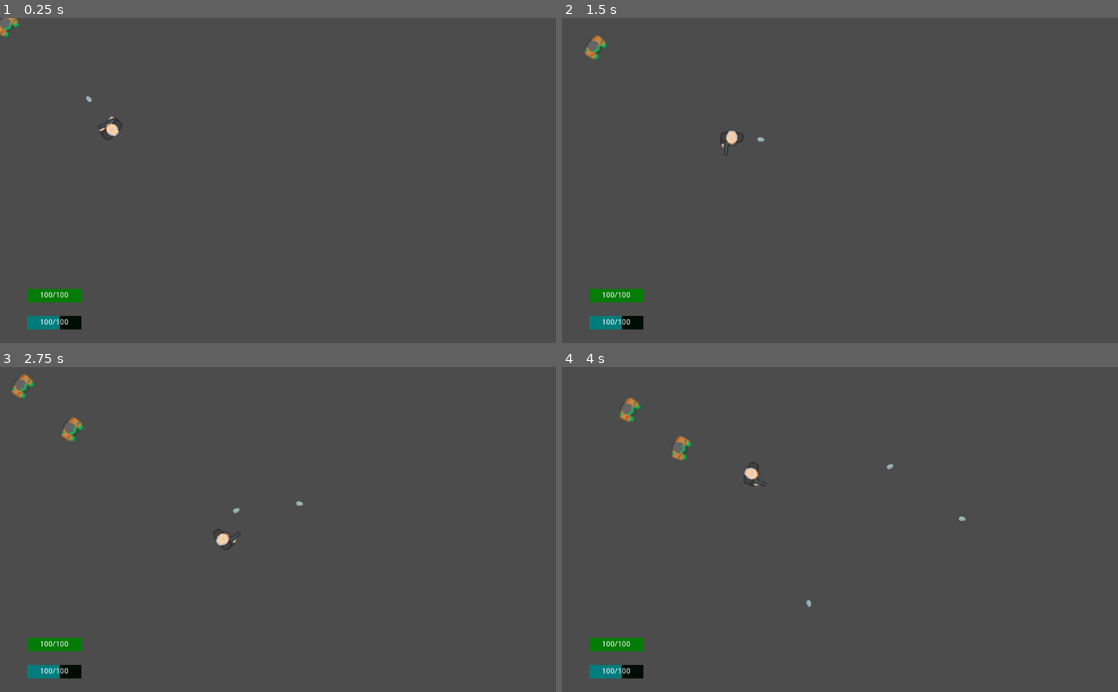
Above: before the commit, frames 1-4 (two rows, left to right).
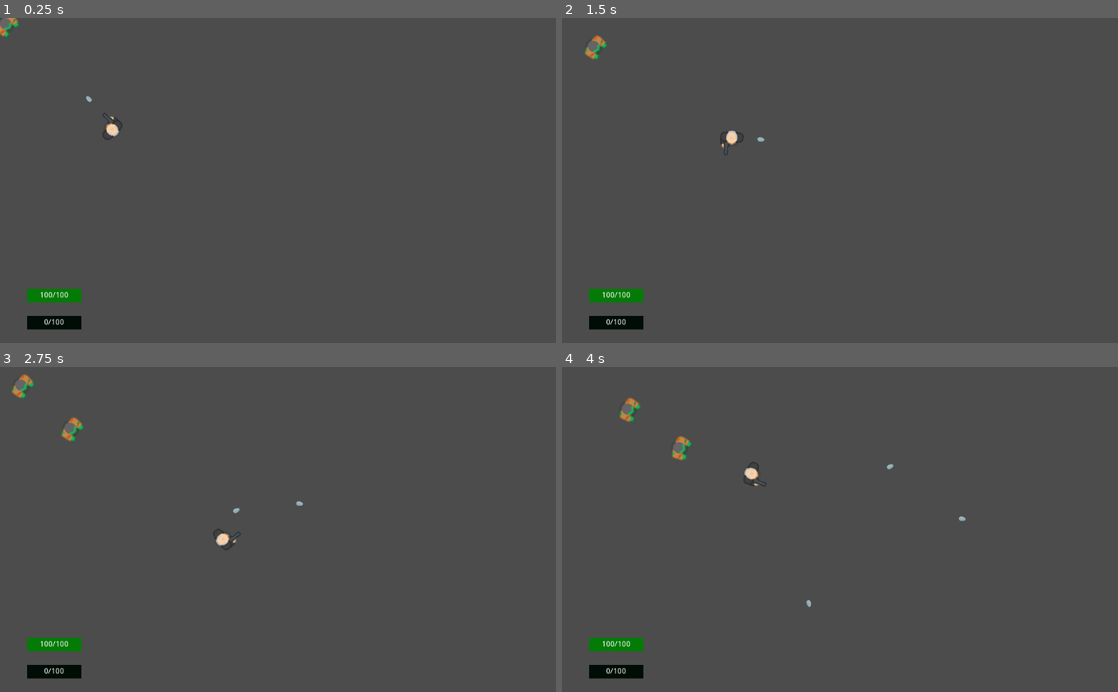
Above: after the commit, the same moments.

Repository: oscaralonsob/gdZombieSurvivors
Game: Godot game, scene res://game.tscn
Two runs of this game, one before a commit and one after it. Both use one fixed random seed, a clock stepped at 60 frames per second and the inputs below.
Inputs (mouse positions are in pixels of both pictures, inside the frame that each line leads up to):
- Up to frame 1 (0.25 s): no input
- Up to frame 2 (1.5 s): move the mouse to (962, 164) at 0.52 s; hold Right (ui_right) 0.53-1.28 s; move the mouse to (728, 196) at 1.27 s; hold Down (ui_down) from 1.28 s (still down)
- Up to frame 3 (2.75 s): move the mouse to (333, 458) at 2.02 s; release Down (ui_down) at 2.03 s; hold Right (ui_right) from 2.03 s (still down)
- Up to frame 4 (4 s): move the mouse to (812, 594) at 2.77 s; release Right (ui_right) at 2.78 s; hold Up (ui_up) 2.78-3.53 s; move the mouse to (1006, 578) at 3.52 s; hold Left (ui_left) from 3.53 s (still down)

The runs differ from the first frame. In frame 1, 0.3% of the frame differs, in the area x 4-21%, y 29-96%; in frame 2, 0.3%; in frame 3, 0.3%; in frame 4, 0.3%.

Commit message:
feat: levelManager added

Diff:
--- a/godot/UI/script/ExpBar.gd
+++ b/godot/UI/script/ExpBar.gd
@@ -6,7 +6,7 @@
 
 # Called when the node enters the scene tree for the first time.
 func _ready():
-	EventBus.connect("exp_picked_up_signal", self, "_update_bar")
+	EventBus.connect("exp_updated_signal", self, "_update_bar")
 
 
 func _update_bar(v: float, max_v: float) -> void:
--- a/godot/autoloader/EventBus.gd
+++ b/godot/autoloader/EventBus.gd
@@ -1,4 +1,8 @@
 extends Node2D
 
+# Health related
 signal player_damaged_signal()
+
+# Exp related
 signal exp_picked_up_signal()
+signal exp_updated_signal()
--- a/godot/player/scene/Player.tscn
+++ b/godot/player/scene/Player.tscn
@@ -1,21 +1,22 @@
-[gd_scene load_steps=7 format=2]
+[gd_scene load_steps=8 format=2]
 
 [ext_resource path="res://player/asset/manOld.png" type="Texture" id=1]
 [ext_resource path="res://player/asset/Oldman_iddle.png" type="Texture" id=2]
 [ext_resource path="res://player/script/Player.gd" type="Script" id=3]
+[ext_resource path="res://player/script/LevelManager.gd" type="Script" id=4]
 [ext_resource path="res://weapons/scenes/Gun.tscn" type="PackedScene" id=5]
 
 [sub_resource type="SpriteFrames" id=1]
 animations = [ {
+"frames": [ ExtResource( 2 ), ExtResource( 1 ) ],
+"loop": true,
+"name": "Idle",
+"speed": 2.0
+}, {
 "frames": [ ExtResource( 1 ) ],
 "loop": true,
 "name": "Walk",
 "speed": 5.0
-}, {
-"frames": [ ExtResource( 2 ), ExtResource( 1 ) ],
-"loop": true,
-"name": "Idle",
-"speed": 2.0
 } ]
 
 [sub_resource type="CapsuleShape2D" id=2]
@@ -28,6 +29,7 @@
 [node name="AnimatedSprite" type="AnimatedSprite" parent="."]
 frames = SubResource( 1 )
 animation = "Idle"
+frame = 1
 playing = true
 
 [node name="CollisionShape2D" type="CollisionShape2D" parent="."]
@@ -35,3 +37,7 @@
 shape = SubResource( 2 )
 
 [node name="GunPosition" parent="." instance=ExtResource( 5 )]
+
+[node name="LevelManager" type="Node2D" parent="."]
+script = ExtResource( 4 )
+experience_needed = 100.0
--- /dev/null
+++ b/godot/player/script/LevelManager.gd
@@ -0,0 +1,20 @@
+extends Node2D
+
+
+export (int) var starting_level: int = 0
+export (float) var starting_experience: int = 0
+export (float) var experience_needed: int = 0
+
+
+var _current_experience: float = 0
+var _current_level: int = 0
+
+
+func _ready():
+	EventBus.connect("exp_picked_up_signal", self, "_add_experience")
+	EventBus.emit_signal("exp_updated_signal", _current_experience, experience_needed)
+
+
+func _add_experience(amount: float) -> void:
+	_current_experience += amount
+	EventBus.emit_signal("exp_updated_signal", _current_experience, experience_needed)
--- a/godot/zombie/script/Zombie.gd
+++ b/godot/zombie/script/Zombie.gd
@@ -5,6 +5,7 @@
 const HEALTH: int = 40
 const KNOCK_BACK_FORCE: int = 30
 const DMG: int = 10
+const EXP: int = 10
 
 
 var _current_health: int = HEALTH
@@ -41,7 +42,7 @@
 
 	if _current_health <= 0:
 		queue_free()
-		EventBus.emit_signal("exp_picked_up_signal", 10, 100)
+		EventBus.emit_signal("exp_picked_up_signal", EXP)
 
 
 func knock_back(foce: float) -> void:
